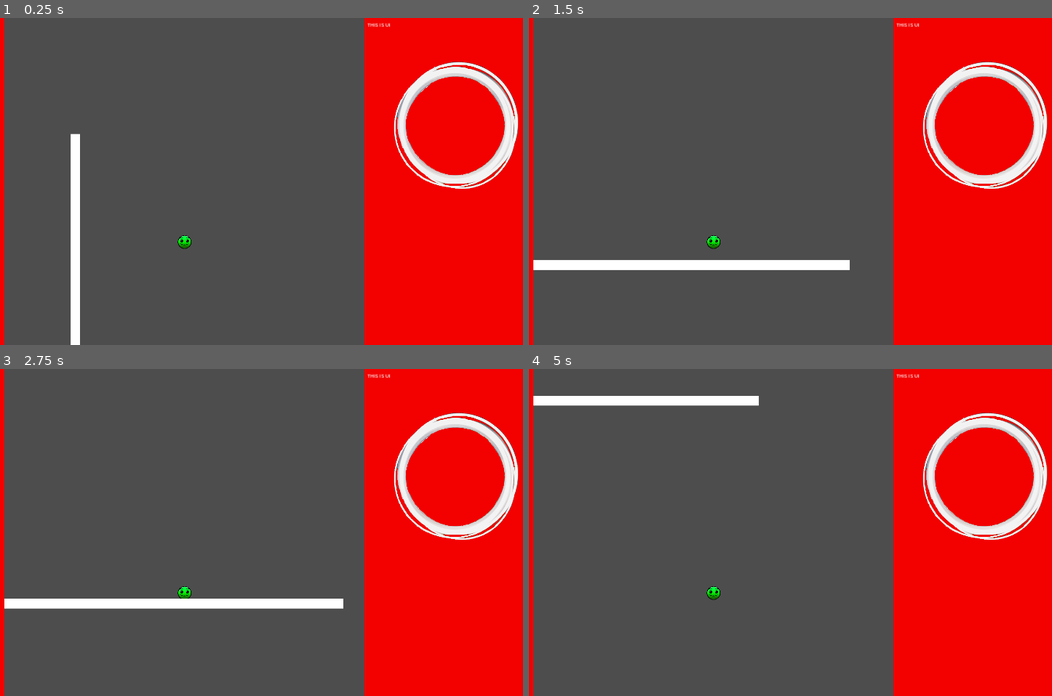
Above: before the commit, frames 1-4 (two rows, left to right).
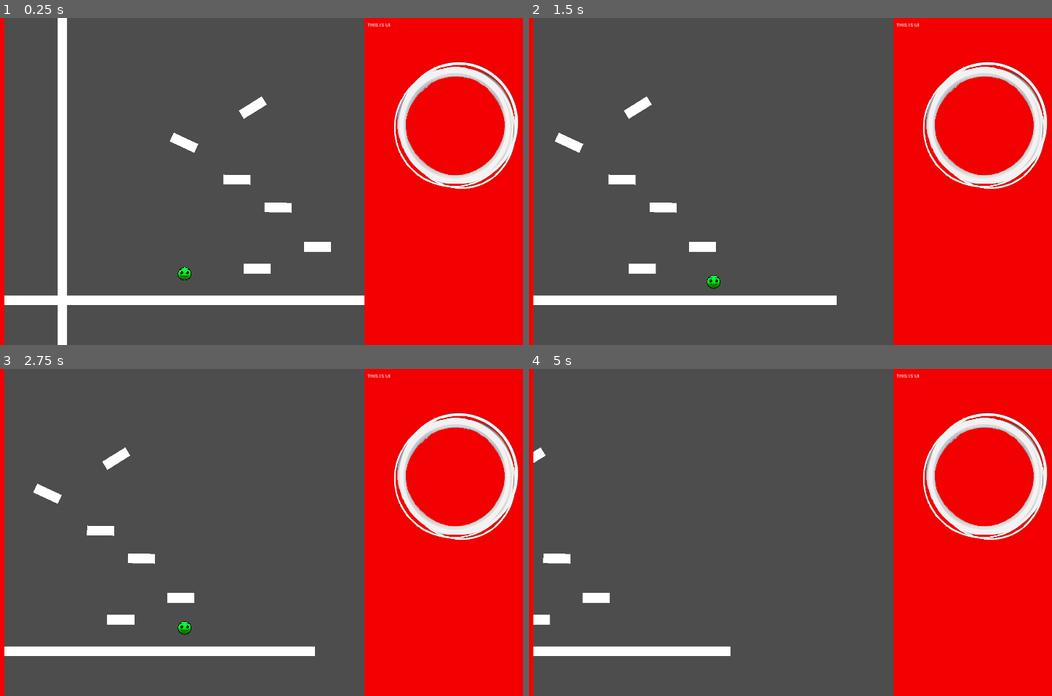
Above: after the commit, the same moments.

Repository: ReusableChopsticks/BreakoutBossfight
Game: Godot game, scene res://scenes/ui/OLD_game_display.tscn
Two runs of this game, one before a commit and one after it. Both use one fixed random seed, a clock stepped at 60 frames per second and the inputs below.
Inputs:
- Up to frame 1 (0.25 s): no input
- Up to frame 2 (1.5 s): hold Z (jump) 0.53-1.28 s; hold Right (move_right) from 0.53 s (still down); tap Z (jump) at 1.35 s
- Up to frame 3 (2.75 s): tap Z (jump) at 1.52, 1.82 s; release Right (move_right) at 2.03 s; hold Left (move_left) from 2.03 s (still down); hold Z (jump) from 2.03 s (still down)
- Up to frame 4 (5 s): release Left (move_left) at 2.78 s; release Z (jump) at 2.78 s; hold Right (move_right) 2.78-4.28 s; tap Z (jump) at 2.85, 3.02, 3.32, 4.35, 4.52, 4.82 s; hold Z (jump) 3.53-4.28 s; hold Left (move_left) from 4.28 s (still down)

The runs differ from the first frame. In frame 1, 5.9% of the frame differs, in the area x 0-70%, y 0-100%; in frame 2, 4.4%; in frame 3, 4.7%; in frame 4, 3.0%.

Commit message:
coyote time, jump buffer, velocity cancel
crispy jump physics implemented

Diff:
--- a/entities/player/player.gd
+++ b/entities/player/player.gd
@@ -3,26 +3,115 @@
 var direction
 @export var move_speed = 200
 @export var jump_velocity = -400.0
-@export var max_fall_velocity = 800
+@export var max_fall_velocity = 4000
 # Get the gravity from the project settings to be synced with RigidBody nodes.
 #var gravity = ProjectSettings.get_setting("physics/2d/default_gravity")
-var gravity: float = 1500
+var gravity: float = 3000
+# downwards force for jump releases and ceiling bumps
+var push_down_velocity = 100
 
-func _physics_process(delta):
-	# Add the gravity.
+@onready var jump_hold_timer: Timer = $Timers/JumpHoldTimer
+@onready var coyote_timer: Timer = $Timers/CoyoteTimer
+@onready var buffer_timer: Timer = $Timers/BufferTimer
+# apply constant force up while holding like hollow knight jump
+var can_hold_jump: bool = true
+# allow player to jump if they press key before hitting ground
+var has_buffer: bool = false
+var has_coyote: bool = false
+var is_jumping = false
+var last_floor
+
+# handles has_coyote variable
+func handle_coyote():
+	# detect the frame the player leaves the floor
+	if last_floor == true and is_on_floor() == false:
+		has_coyote = true
+		coyote_timer.start()
+	last_floor = is_on_floor()
+
+func handle_jump():
+	handle_coyote()
+	if Input.is_action_just_pressed("jump") and not is_on_floor():
+		has_buffer = true
+		buffer_timer.start()
+
+	if Input.is_action_just_pressed("jump") and (is_on_floor() or has_coyote):
+		execute_jump()
+	# jump if buffer is active
+	elif is_on_floor() and has_buffer:
+		execute_jump()
+		has_buffer = false
+	# Hold jump to go higher
+	elif is_jumping and Input.is_action_pressed("jump") and can_hold_jump and not is_on_ceiling():
+		velocity.y = jump_velocity
+	# upon release, add force downwards
+	#elif Input.is_action_just_released("jump") and velocity.y < 0:
+
+	if is_on_ceiling():
+		release_jump()
+
+
+func execute_jump():
+	print("jump")
+	is_jumping = true
+	velocity.y = jump_velocity * 2
+	can_hold_jump = true
+	jump_hold_timer.start()
+	has_coyote = false
+
+func release_jump():
+	is_jumping = false
+	can_hold_jump = false
+	velocity.y = push_down_velocity
+
+func handle_gravity(delta):
+	# upon release, add force downwards
+	if not Input.is_action_pressed("jump") and velocity.y < 0:
+		release_jump()
 	if not is_on_floor():
 		velocity.y = clampf(velocity.y + (gravity * delta), -999999, max_fall_velocity)
 
-	# Handle jump.
-	if Input.is_action_just_pressed("jump") and is_on_floor():
-		velocity.y = jump_velocity
+func _physics_process(delta):
+	handle_jump()
+	handle_gravity(delta)
 
+
+	## Handle jump.
+	#if Input.is_action_just_pressed("jump") and is_on_floor():
+		#velocity.y = jump_velocity
+		#can_hold_jump = true
+		#jump_hold_timer.start()
+	#
+		#velocity.y = jump_velocity
+	## jump cancel boosts you down faster
+	## applied only when you release while ascending
+	#if Input.is_action_just_released("jump") and velocity.y < 0:
+		#velocity.y = push_down_velocity
+#
 	# Get the input direction and handle the movement/deceleration.
-	# As good practice, you should replace UI actions with custom gameplay actions.
 	var direction = Input.get_axis("move_left", "move_right")
 	if direction:
 		velocity.x = direction * move_speed
 	else:
 		velocity.x = move_toward(velocity.x, 0, move_speed)
 
+	## bump head, fall down
+	#if is_on_ceiling_only():
+		#velocity.y = push_down_velocity
+		#can_hold_jump = false
+	#
+	#handle_gravity(delta)
+
 	move_and_slide()
+
+
+func _on_jump_hold_timer_timeout():
+	if velocity.y < 0:
+		release_jump()
+	can_hold_jump = false
+
+func _on_coyote_timer_timeout():
+	has_coyote = false
+
+func _on_buffer_timer_timeout():
+	has_buffer = false
--- a/entities/player/player.tscn
+++ b/entities/player/player.tscn
@@ -1,21 +1,49 @@
-[gd_scene load_steps=4 format=3 uid="uid://bmrdkjqxvde8w"]
+[gd_scene load_steps=5 format=3 uid="uid://bmrdkjqxvde8w"]
 
 [ext_resource type="Texture2D" uid="uid://kmd51y4qv6mg" path="res://entities/player/dg2kcv3-c10a0bcc-f58a-488d-ba93-6fc6ec166b02.png" id="1_ly0om"]
 [ext_resource type="Script" path="res://entities/player/player.gd" id="1_pe5m7"]
 
-[sub_resource type="CircleShape2D" id="CircleShape2D_po36n"]
-radius = 20.0
+[sub_resource type="RectangleShape2D" id="RectangleShape2D_hs8eb"]
+size = Vector2(20, 31.4634)
+
+[sub_resource type="RectangleShape2D" id="RectangleShape2D_x1eyk"]
+size = Vector2(76.5366, 20)
 
 [node name="Player" type="CharacterBody2D"]
 scale = Vector2(0.931818, 0.931818)
 script = ExtResource("1_pe5m7")
+jump_velocity = -500.0
+max_fall_velocity = 2000
 
 [node name="Sprite2D" type="Sprite2D" parent="."]
 scale = Vector2(0.04, 0.04)
 texture = ExtResource("1_ly0om")
 
 [node name="CollisionShape2D" type="CollisionShape2D" parent="."]
-shape = SubResource("CircleShape2D_po36n")
+position = Vector2(0, 5.73171)
+shape = SubResource("RectangleShape2D_hs8eb")
 
 [node name="Camera2D" type="Camera2D" parent="."]
 offset = Vector2(0, -200)
+limit_bottom = 1100
+
+[node name="Timers" type="Node" parent="."]
+
+[node name="JumpHoldTimer" type="Timer" parent="Timers"]
+wait_time = 0.4
+
+[node name="CoyoteTimer" type="Timer" parent="Timers"]
+wait_time = 0.1
+
+[node name="BufferTimer" type="Timer" parent="Timers"]
+wait_time = 0.5
+
+[node name="Area2D" type="Area2D" parent="."]
+
+[node name="CollisionShape2D" type="CollisionShape2D" parent="Area2D"]
+position = Vector2(-1.07317, 19.3171)
+shape = SubResource("RectangleShape2D_x1eyk")
+
+[connection signal="timeout" from="Timers/JumpHoldTimer" to="." method="_on_jump_hold_timer_timeout"]
+[connection signal="timeout" from="Timers/CoyoteTimer" to="." method="_on_coyote_timer_timeout"]
+[connection signal="timeout" from="Timers/BufferTimer" to="." method="_on_buffer_timer_timeout"]
--- a/scenes/level_1/level.tscn
+++ b/scenes/level_1/level.tscn
@@ -6,11 +6,42 @@
 [node name="Level" type="Node2D"]
 
 [node name="Player" parent="." instance=ExtResource("1_37hb1")]
-position = Vector2(360, 69)
+position = Vector2(403, 565)
 move_speed = 500
+max_fall_velocity = 1000
 
 [node name="LeftWall" parent="." instance=ExtResource("2_loud2")]
 
 [node name="LeftWall2" parent="." instance=ExtResource("2_loud2")]
 position = Vector2(543, 752)
 rotation = 1.5708
+
+[node name="LeftWall3" parent="." instance=ExtResource("2_loud2")]
+position = Vector2(643, 648)
+rotation = 1.5708
+scale = Vector2(0.141422, 0.396859)
+
+[node name="LeftWall4" parent="." instance=ExtResource("2_loud2")]
+position = Vector2(841, 576)
+rotation = 1.5708
+scale = Vector2(0.141422, 0.396859)
+
+[node name="LeftWall5" parent="." instance=ExtResource("2_loud2")]
+position = Vector2(711, 446)
+rotation = -1.5565
+scale = Vector2(0.141422, 0.396859)
+
+[node name="LeftWall6" parent="." instance=ExtResource("2_loud2")]
+position = Vector2(576, 354)
+rotation = -1.5565
+scale = Vector2(0.141422, 0.396859)
+
+[node name="LeftWall7" parent="." instance=ExtResource("2_loud2")]
+position = Vector2(401, 232)
+rotation = -1.13359
+scale = Vector2(0.141422, 0.396859)
+
+[node name="LeftWall8" parent="." instance=ExtResource("2_loud2")]
+position = Vector2(628, 116)
+rotation = -2.12892
+scale = Vector2(0.141422, 0.396859)
